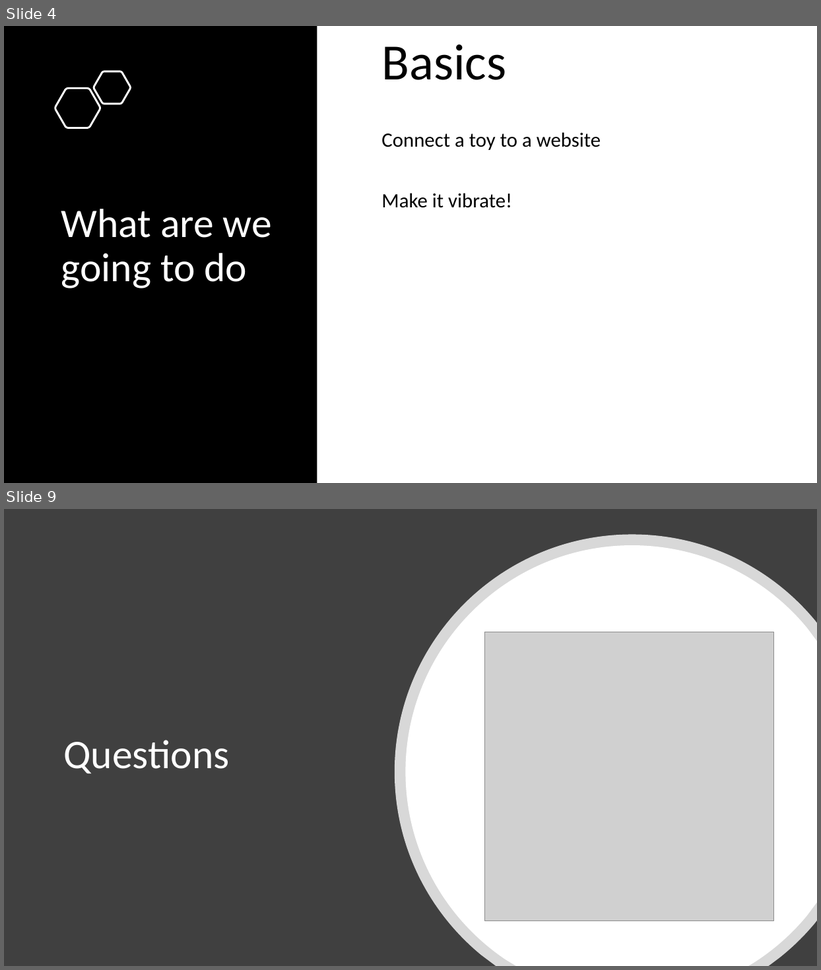
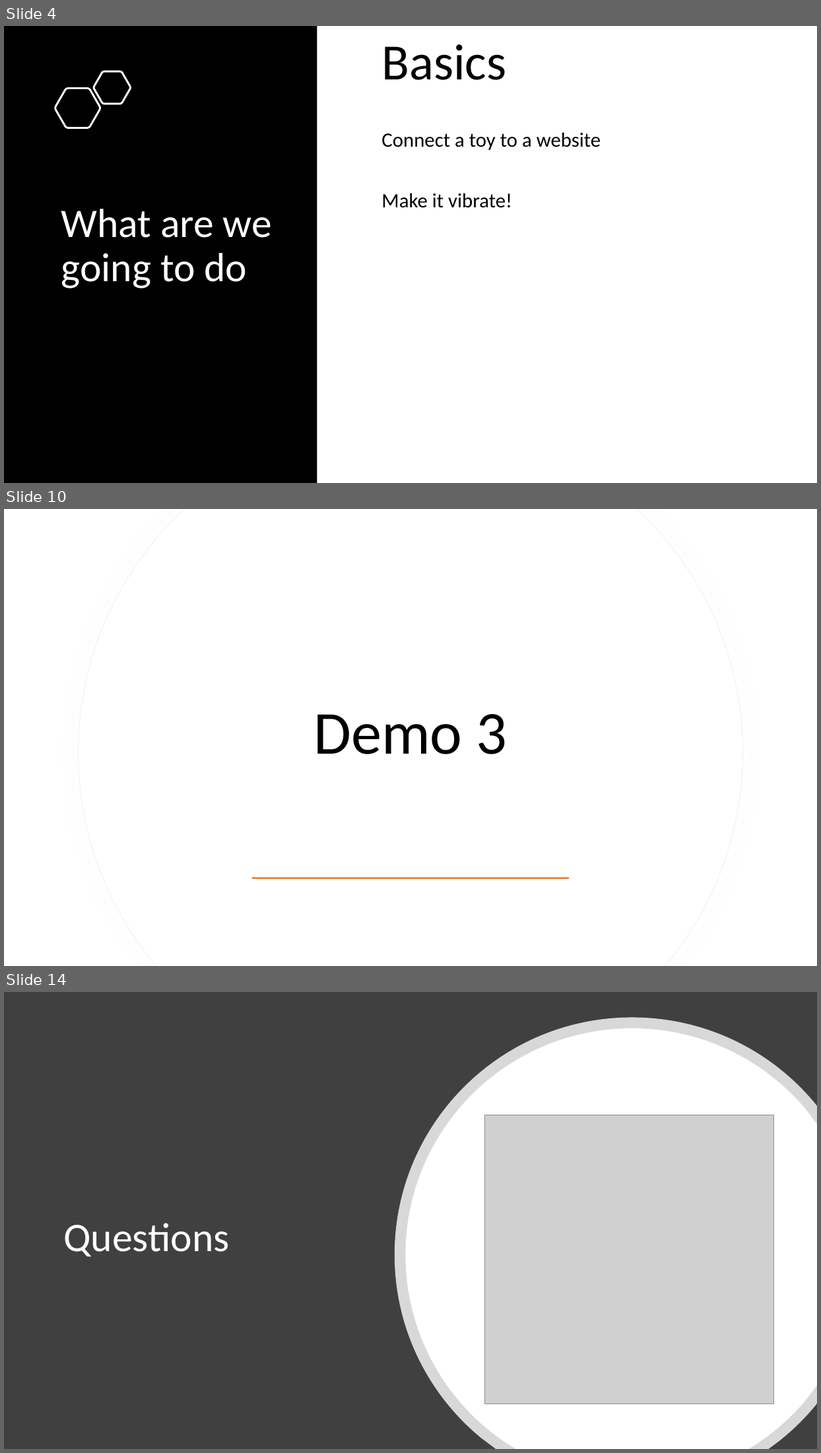
Before and after one commit to mark-ritchie/LetsHackYourToy, a slide deck: LetsHackYourToy.pptx. Shown one above the other, each under a label of ours: slides 4 and 9 before the commit, slides 4, 10 and 14 after it; the slides between them are not shown. The pictures are 821x970 and 821x1453 pixels, drawn with LibreOffice and Linux fonts; fonts in the diff are those of the drawing; grey boxes stand for pictures. Boxes give left, top, right and bottom in pixels: in the first picture for what was removed or moved away, otherwise in the second. Text is boxed around its words. In the diff, an @@ line names an element or a change of style, - is before the commit and + after.

```diff
--- a/LetsHackYourToy.pptx
+++ b/LetsHackYourToy.pptx
@@ slide 10 added at (4, 509, 817, 966), background #FFFFFF @@
@@ freeform shape added at (79, 509, 743, 966), fill #FFFFFF, outline #EFEFEF 0.75 pt @@
@@ freeform shape added at (79, 509, 743, 966), fill #FFFFFF @@
@@ title added at (314, 714, 507, 755), 72 pt, text #000000 @@
+Demo 3
@@ rectangle added at (252, 877, 570, 879), fill #ED7D31 @@
@@ what was slide 9 is now slide 14 @@
```
Also in this commit, not shown: 3 slides changed, 4 other slides added.
